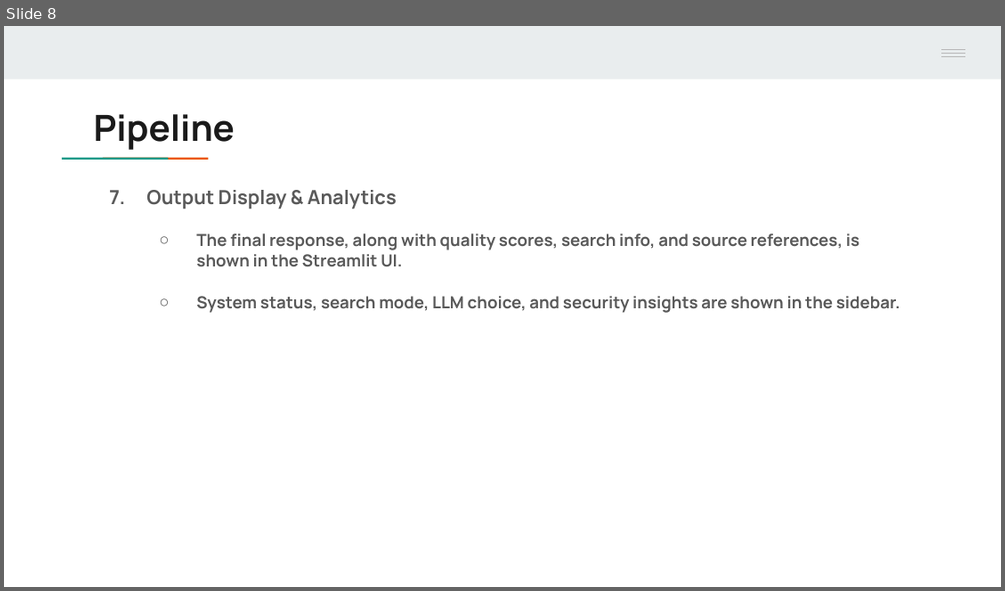
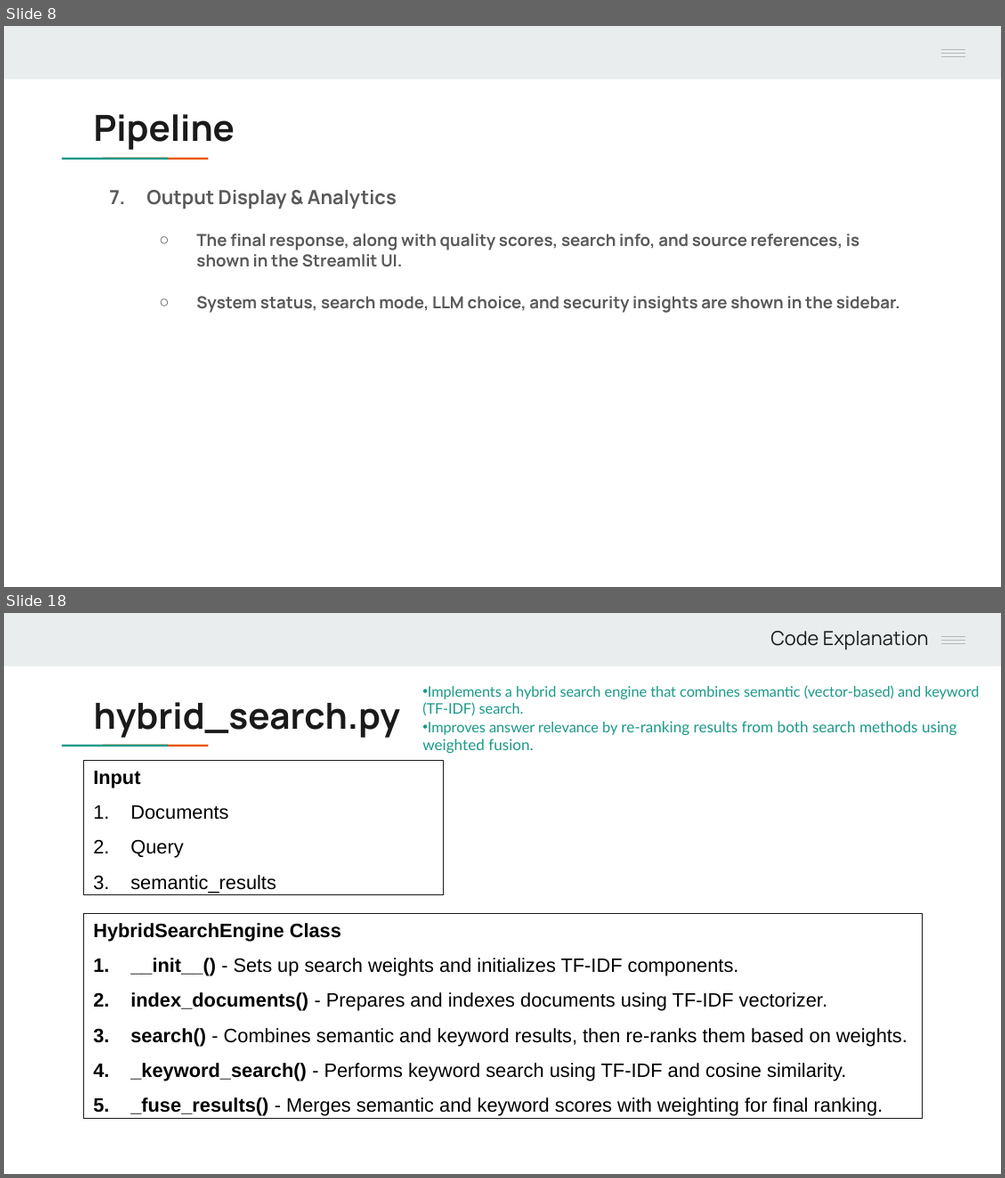
Before and after one commit to handamn/Nawatech-Machine_Learning_Engineer, a slide deck: task_2/Case2 Presentation.pptx. Shown one above the other, each under a label of ours: slide 8 before the commit, slides 8 and 18 after it; the slides between them are not shown. The pictures are 1005x591 and 1005x1178 pixels, drawn with LibreOffice and Linux fonts; fonts in the diff are those of the drawing. Boxes give left, top, right and bottom in pixels: in the first picture for what was removed or moved away, otherwise in the second. Text is boxed around its words. In the diff, an @@ line names an element or a change of style, - is before the commit and + after.

```diff
--- a/task_2/Case2 Presentation.pptx
+++ b/task_2/Case2 Presentation.pptx
@@ slide 18 added at <box>4,613,1001,1174</box>, background #FFFFFF; not listed: 7 template elements that a slide beside it also shows @@
@@ text added at <box>770,631,929,650</box>, 14 pt, text #1A1A1A @@
+Code Explanation
@@ text added at <box>422,685,979,753</box>, 10.5 pt, text #1A9988 @@
+• Implements a hybrid search engine that combines semantic (vector-based) and keyword (TF-IDF) search.
+• Improves answer relevance by re-ranking results from both search methods using weighted fusion.
@@ title added at <box>94,702,400,738</box>, 26 pt, text #1A1A1A, bold @@
+hybrid_search.py
@@ rectangle added at <box>84,761,444,895</box>, outline #1A1A1A 0.75 pt, 14 pt, text #000000 @@
+Input
+1. Documents
+2. Query
+3. semantic_results
@@ rectangle added at <box>84,913,922,1119</box>, outline #1A1A1A 0.75 pt, 14 pt, text #000000 @@
+HybridSearchEngine Class
+1. __init__() - Sets up search weights and initializes TF-IDF components.
+2. index_documents() - Prepares and indexes documents using TF-IDF vectorizer.
+3. search() - Combines semantic and keyword results, then re-ranks them based on weights.
+4. _keyword_search() - Performs keyword search using TF-IDF and cosine similarity.
+5. _fuse_results() - Merges semantic and keyword scores with weighting for final ranking.
```
Also in this commit, not shown: 2 slides changed, 27 other slides added, 1 slide removed, 1 other file.
